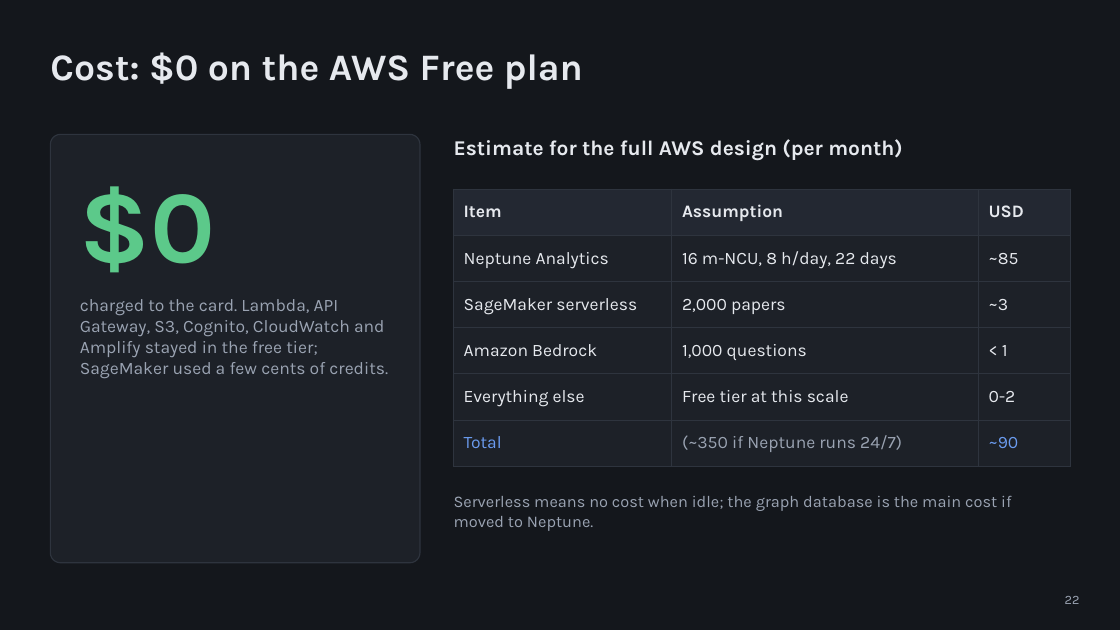
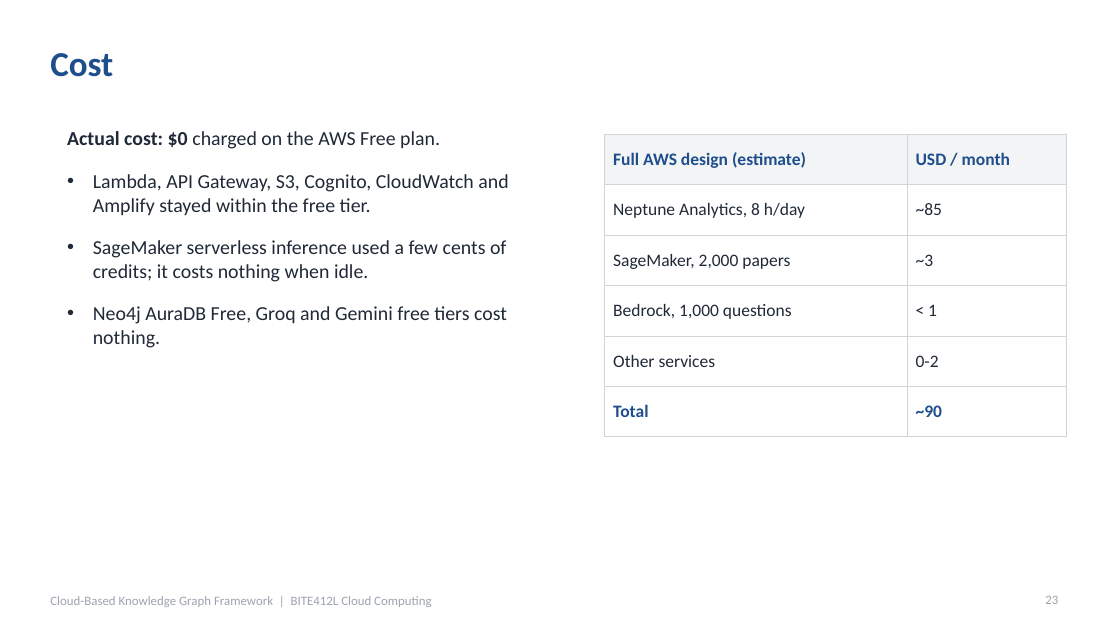
Before and after one commit to DeveshAg30/Cloud_Based_Knowledge_Graph_Framework_for_Automated_Research_Intelligence_Aws_Project_2026, a slide deck: slide 23 of presentation/Project_Presentation.pptx (slide 22 before the commit). Drawn at 1120x630 pixels with LibreOffice and Linux fonts; fonts in the diff are those of the drawing. Boxes give left, top, right and bottom in pixels: in the first picture for what was removed or moved away, otherwise in the second. Text is boxed around its words. In the diff, an @@ line names an element or a change of style, - is before the commit and + after.

```diff
--- a/presentation/Project_Presentation.pptx
+++ b/presentation/Project_Presentation.pptx
@@ background #14171C to #FFFFFF @@
@@ title at [50, 53, 113, 77]: text changed; size 32 to 30 pt; font Karla to Calibri; text colour #E6E9EE to #1F4E8C @@
-Cost: $0 on the AWS Free plan
+Cost
@@ rounded rectangle removed at [50, 134, 420, 563] @@
@@ text at [67, 131, 508, 348]: text changed; size 15 to 17 pt; font Karla to Calibri; text colour #9AA3B2 to #1F2937 @@
-charged to the card. Lambda, API Gateway, S3, Cognito, CloudWatch and Amplify stayed in the free tier; SageMaker used a few cents of credits.
+• Actual cost: $0 charged on the AWS Free plan.
+• Lambda, API Gateway, S3, Cognito, CloudWatch and Amplify stayed within the free tier.
+• SageMaker serverless inference used a few cents of credits; it costs nothing when idle.
+• Neo4j AuraDB Free, Groq and Gemini free tiers cost nothing.
@@ text removed at [454, 139, 903, 161] @@
-Estimate for the full AWS design (per month)
@@ table at [605, 134, 1067, 421] @@
-column 1: Item | Neptune Analytics | SageMaker serverless | Amazon Bedrock | Everything else | Total
-column 2: Assumption | 16 m-NCU, 8 h/day, 22 days | 2,000 papers | 1,000 questions | Free tier at this scale | (~350 if Neptune runs 24/7)
-column 3: USD | ~85 | ~3 | < 1 | 0-2 | ~90
+column 1: Full AWS design (estimate) | Neptune Analytics, 8 h/day | SageMaker, 2,000 papers | Bedrock, 1,000 questions | Other services | Total
+column 2: USD / month | ~85 | ~3 | < 1 | 0-2 | ~90
@@ table: place and size @@
-table at [454, 189, 1071, 456]
+table at [605, 134, 1067, 421]
@@ text removed at [80, 186, 215, 273] @@
-$0
@@ text removed at [454, 496, 1011, 531] @@
-Serverless means no cost when idle; the graph database is the main cost if moved to Neptune.
@@ text added at [50, 596, 431, 607], 11 pt, text #9CA3AF @@
+Cloud-Based Knowledge Graph Framework | BITE412L Cloud Computing
@@ page number added at [1045, 596, 1058, 604], 11 pt, text #9CA3AF @@
+23
@@ page number removed at [1065, 596, 1080, 604] @@
-22
```
Also in this commit, not shown: 20 other slides changed, 6 slides added, 5 slides removed, 1 other file.
